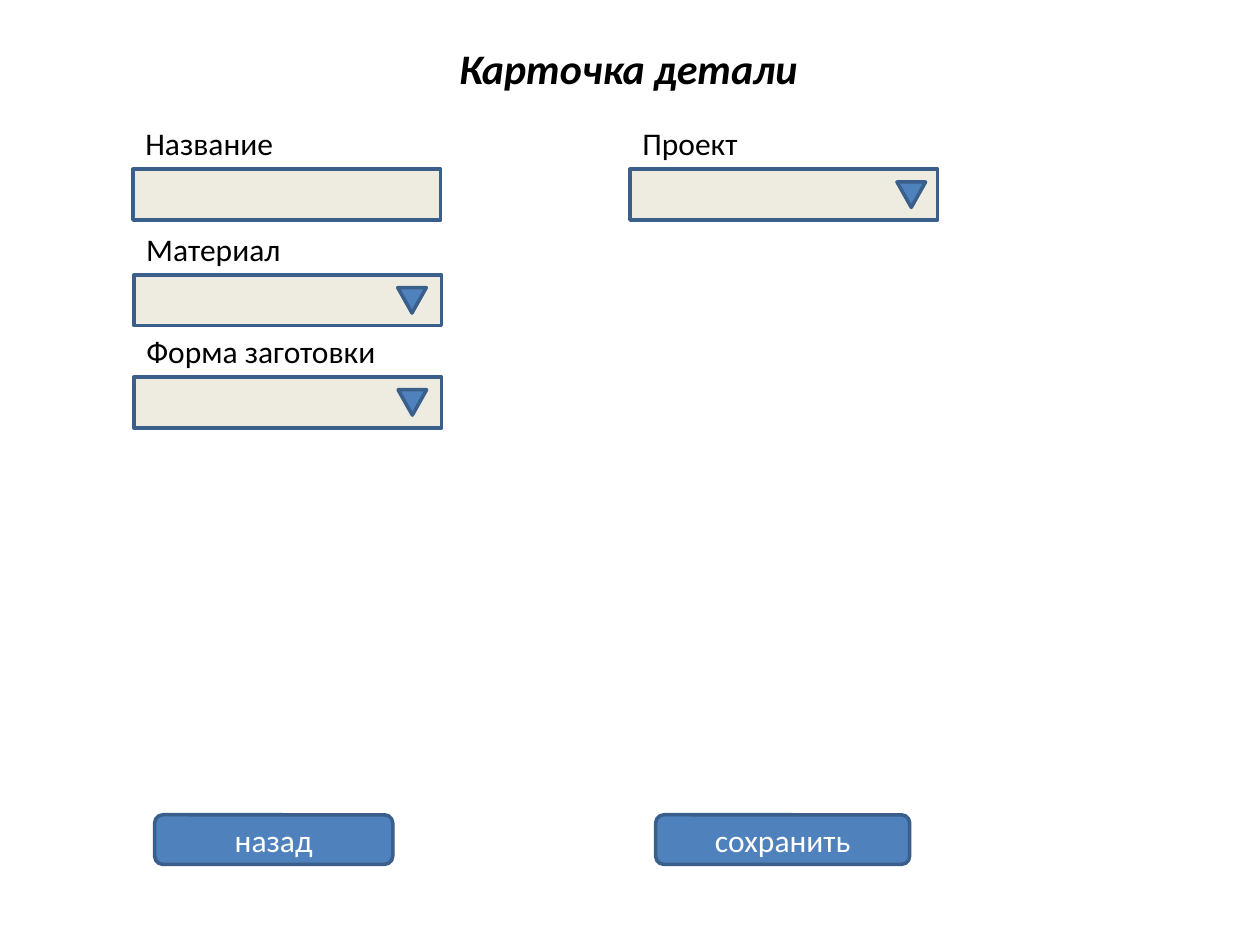
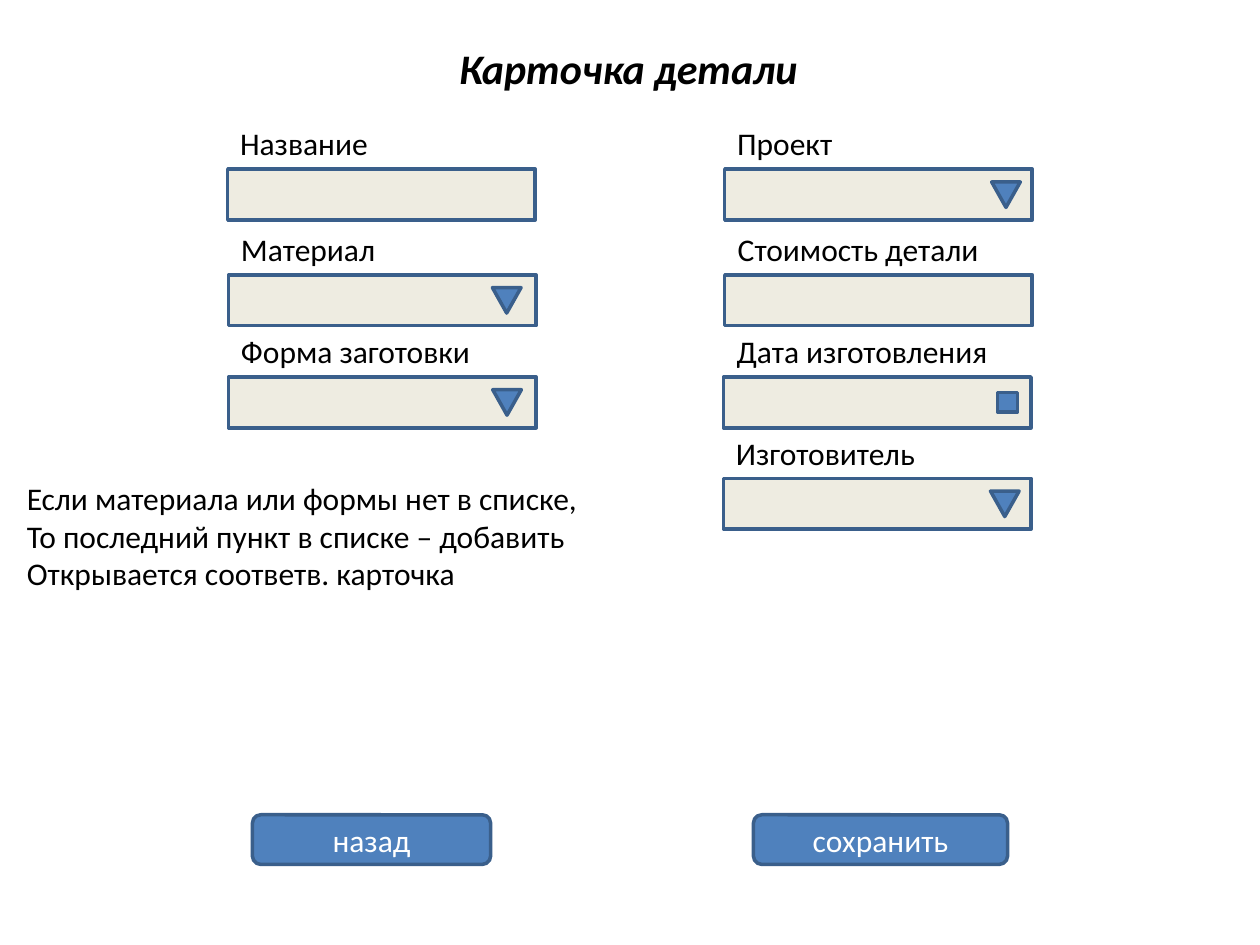
Before and after one commit to ytsep/projects_TPI, a slide deck: slide 5 of ПроектыТПИ.pptx (slide 3 before the commit). Drawn at 1260x945 pixels with LibreOffice and Linux fonts; fonts in the diff are those of the drawing. Boxes give left, top, right and bottom in pixels: in the first picture for what was removed or moved away, otherwise in the second. Text is boxed around its words. In the diff, an @@ line names an element or a change of style, - is before the commit and + after.

```diff
--- a/ПроектыТПИ.pptx
+++ b/ПроектыТПИ.pptx
@@ 4 texts, 4 rectangles, 3 flow chart merges, 1 rounded rectangle: place and size @@
-4 texts, 4 rectangles, 3 flow chart merges, 1 rounded rectangle at [134, 134, 937, 864]
+4 texts, 4 rectangles, 3 flow chart merges, 1 rounded rectangle at [228, 134, 1032, 864]
@@ text added at [738, 240, 978, 267], 18 pt, text #000000 @@
+Стоимость детали
@@ rectangle added at [724, 275, 1032, 325], fill #EEECE1, outline #3A5F8C 2 pt @@
@@ text added at [737, 342, 987, 368], 18 pt, text #000000 @@
+Дата изготовления
@@ rectangle added at [723, 377, 1031, 427], fill #EEECE1, outline #3A5F8C 2 pt @@
@@ rectangle added at [998, 393, 1018, 413], fill #4F81BD, outline #3A5F8C 2 pt @@
@@ text added at [736, 444, 915, 466], 18 pt, text #000000 @@
+Изготовитель
@@ rectangle added at [723, 479, 1031, 529], fill #EEECE1, outline #3A5F8C 2 pt @@
@@ text added at [27, 488, 577, 590], 18 pt, text #000000 @@
+Если материала или формы нет в списке,
+То последний пункт в списке – добавить
+Открывается соответв. карточка
@@ flow chart merge added at [990, 491, 1019, 517], fill #4F81BD, outline #3A5F8C 2 pt @@
@@ rounded rectangle "сохранить": place and size @@
-rounded rectangle "сохранить" at [655, 815, 910, 864]
+rounded rectangle "сохранить" at [753, 815, 1008, 864]
```
Also in this commit, not shown: 5 other slides changed, 2 slides added.
